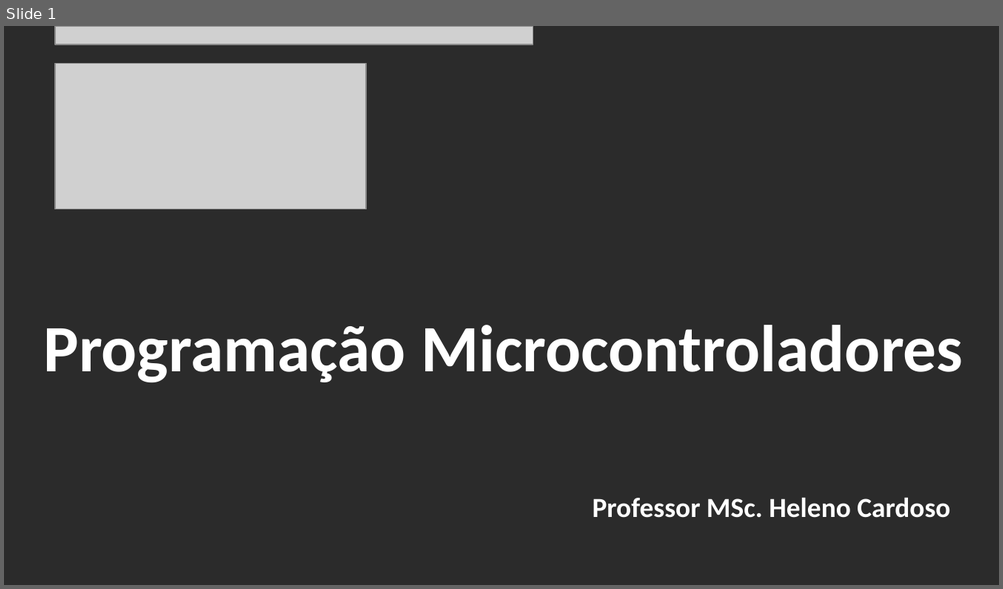
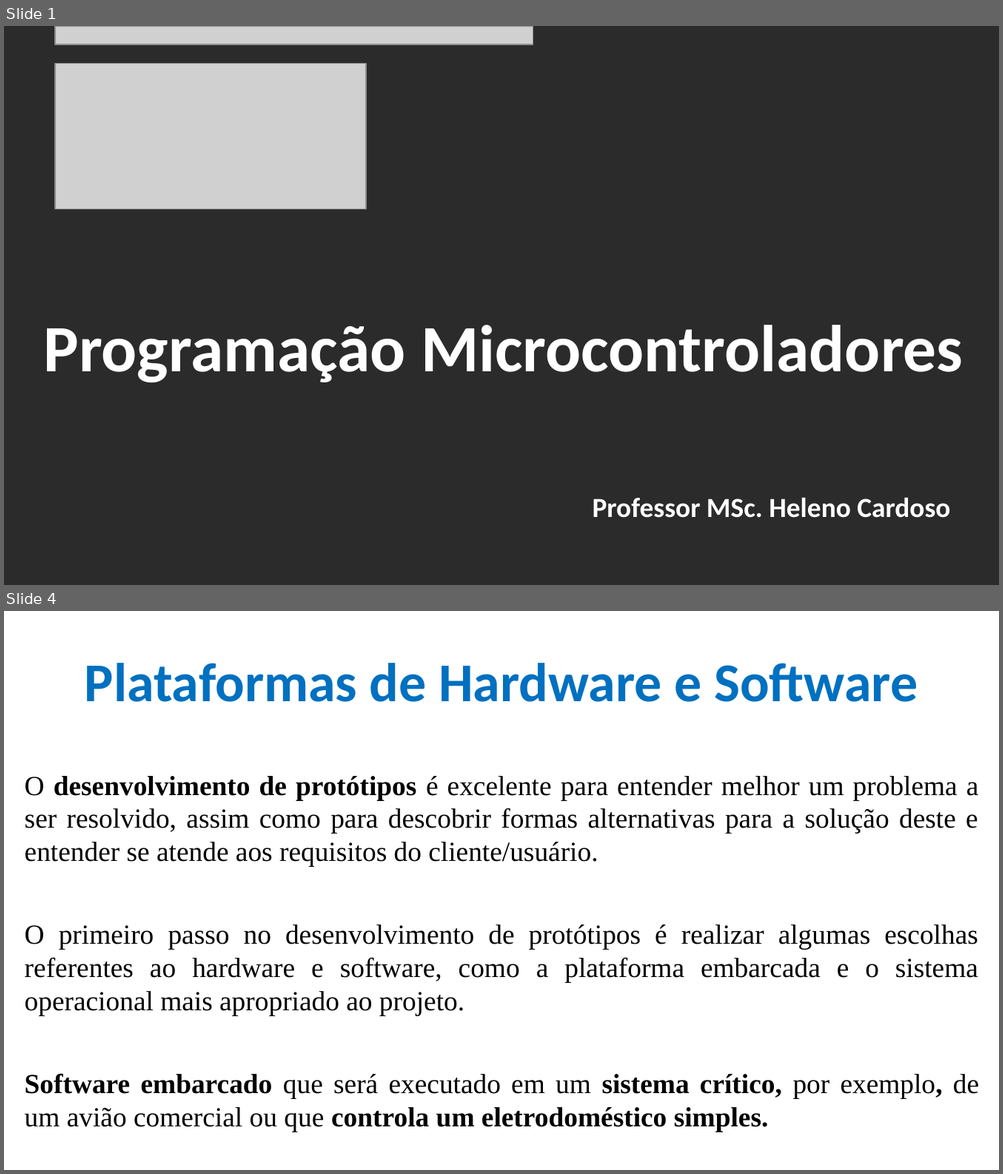
Before and after one commit to CloudEducationBrazil/WydenArea1ProgramacaoMicrocontroladores, a slide deck: 01 Classes/Aula 09 - Programação Microcontroladores - Projetos com Microcontroladores Limitações.pptx. Shown one above the other, each under a label of ours: slide 1 before the commit, slides 1 and 4 after it; the slides between them are not shown. The pictures are 1003x589 and 1003x1174 pixels, drawn with LibreOffice and Linux fonts; fonts in the diff are those of the drawing; grey boxes stand for pictures; background and template pictures are left out; a plain dark background stands for a picture behind light text. Boxes give left, top, right and bottom in pixels: in the first picture for what was removed or moved away, otherwise in the second. Text is boxed around its words. In the diff, an @@ line names an element or a change of style, - is before the commit and + after.

```diff
--- a/01 Classes/Aula 09 - Programação Microcontroladores - Projetos com Microcontroladores Limitações.pptx
+++ b/01 Classes/Aula 09 - Programação Microcontroladores - Projetos com Microcontroladores Limitações.pptx
@@ slide 4 added at [4, 611, 999, 1170], background picture (left out) @@
@@ title added at [85, 663, 917, 702], 39.6 pt, text #0070C0, bold @@
+Plataformas de Hardware e Software
@@ text added at [25, 776, 979, 1132], 20 pt, text #000000 @@
+O desenvolvimento de protótipos é excelente para entender melhor um problema a ser resolvido, assim como para descobrir formas alternativas para a solução deste e entender se atende aos requisitos do cliente/usuário.
+O primeiro passo no desenvolvimento de protótipos é realizar algumas escolhas referentes ao hardware e software, como a plataforma embarcada e o sistema operacional mais apropriado ao projeto.
+Software embarcado que será executado em um sistema crítico, por exemplo, de um avião comercial ou que controla um eletrodoméstico simples.
```
Also in this commit, not shown: 5 slides changed, 9 other slides added, 2 slides removed, 4 other files.
